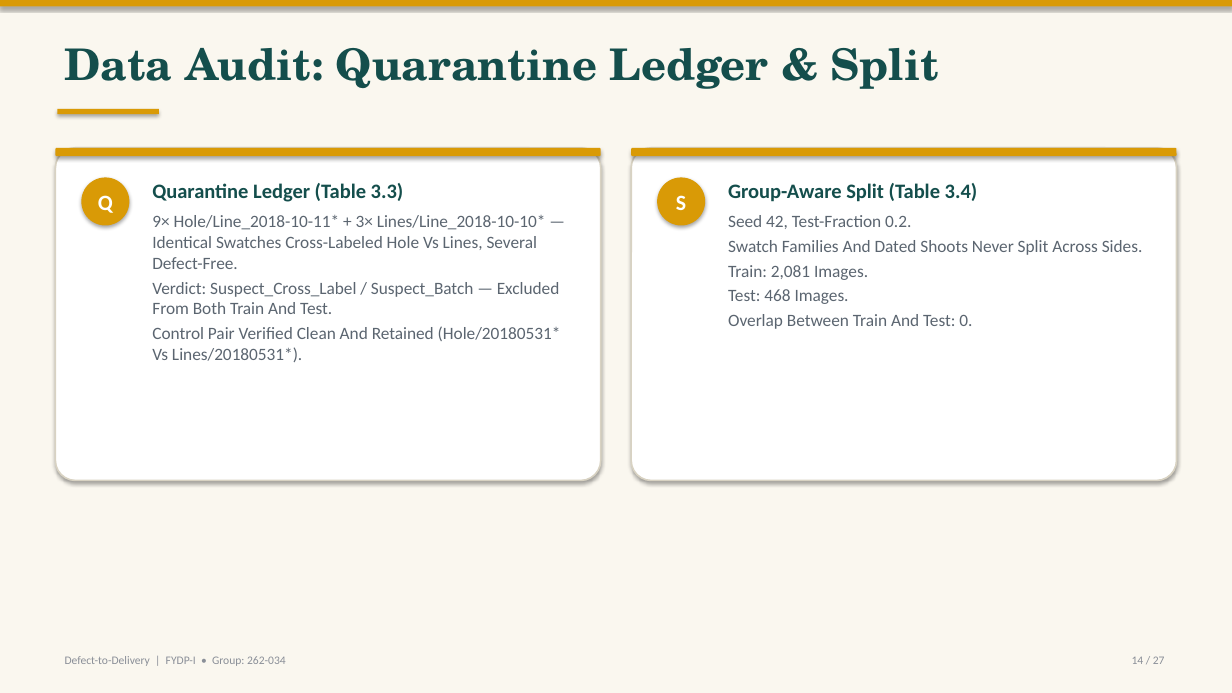
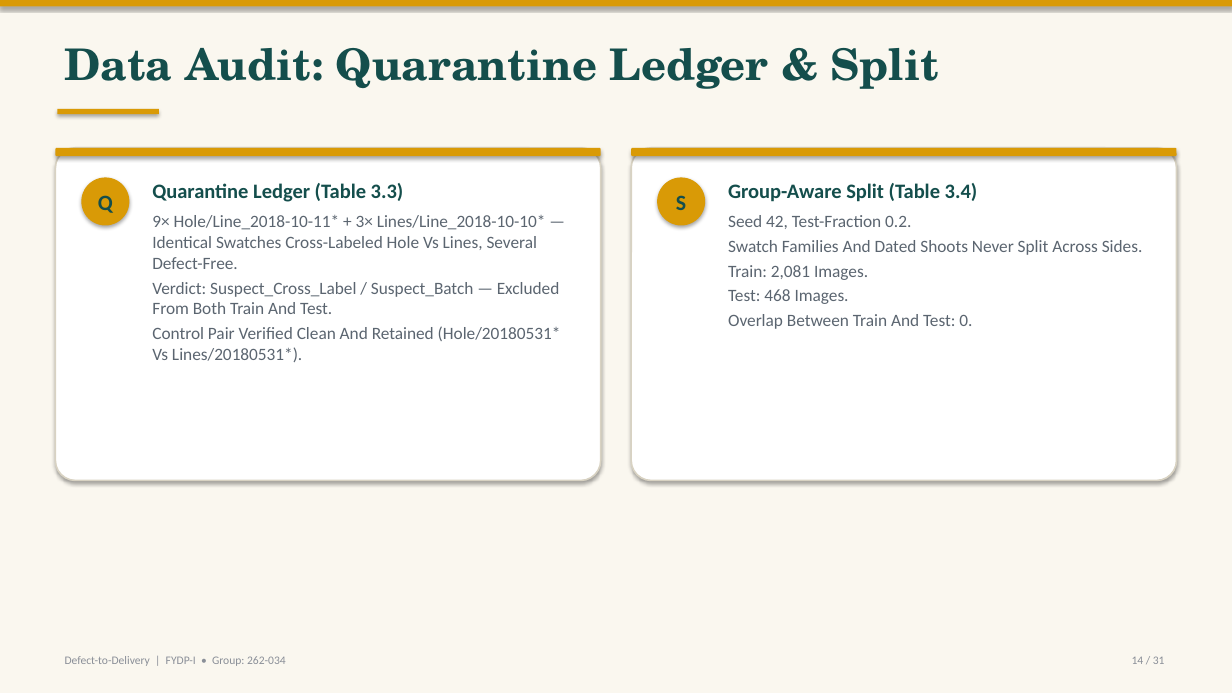
Before and after one commit to labib-ux/FYDP, a slide deck: slide 14 of slides/FYDP-I_Defect-to-Delivery.pptx. Drawn at 1232x693 pixels with LibreOffice and Linux fonts; fonts in the diff are those of the drawing. Boxes give left, top, right and bottom in pixels: in the first picture for what was removed or moved away, otherwise in the second. Text is boxed around its words. In the diff, an @@ line names an element or a change of style, - is before the commit and + after.

```diff
--- a/slides/FYDP-I_Defect-to-Delivery.pptx
+++ b/slides/FYDP-I_Defect-to-Delivery.pptx
@@ ellipse "Q" at <box>81,177,129,226</box>: text colour #FFFFFF to #144E4C @@
@@ ellipse "S" at <box>657,177,705,226</box>: text colour #FFFFFF to #144E4C @@
@@ text at <box>1132,656,1165,664</box>: text changed @@
-14 / 27
+14 / 31
```
Also in this commit, not shown: 26 other slides changed, 2 slides added.
